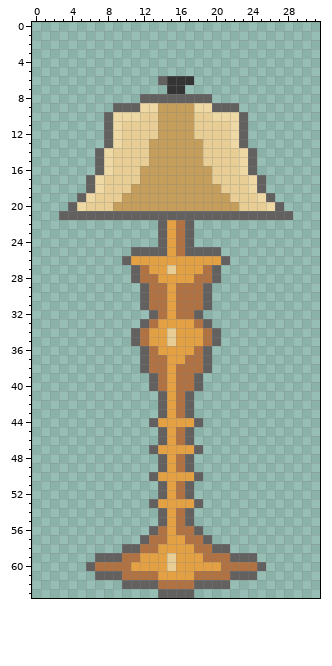
A pixel-art sprite gets an edit: Shapeshift/Assets/Sprites/lamp.png. Above: the version before the commit.
The file is 32x64 pixels. The old version is drawn lined up with the new one.
New version:
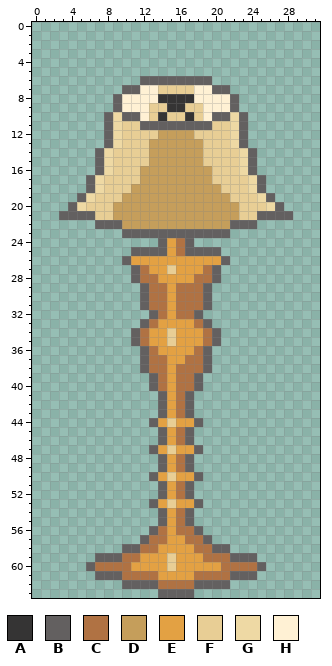
Palette (. is transparent): A #353434  B #636060  C #b07243  D #c59e5b  E #e3a143  F #e8ce95  G #eed9a4  H #fff1d4
The commit says: Made the lamp orthographic.
From old to new:
whole drawing moved by +0,+6 (the old picture is shown already moved)
@@ x 7..24 @@
  5 ..................
- 6 .......BAAA.......
- 7 ........AA........
- 8 .....BBBBBBBB.....
- 9 ..BBBGGDDDDGGBBB..
-10 .BGGGFFDDDDFFGGGB.
-11 .BGFFFFDDDDFFFFGB.
+ 6 .....BBBBBBBB.....
+ 7 ...BBHHFFFFHHBB...
+ 8 ..BHHHHAAAAHHHHB..
+ 9 ..BHHHFFAAFFHHHB..
+10 .BGBBHFAFFAFHBBGB.
+11 .BGFFBBBBBBBBFFGB.
 12 .BGFFFFDDDDFFFFGB.
@@ x 5..26 @@
 20 GFFFDDDDDDDDDDDDDDFFFG
-21 BBBBBBBBBBBBBBBBBBBBBB
-22 .........BECB.........
-23 .........BECB.........
+21 BBFFDDDDDDDDDDDDDDFFBB
+22 ..BBBDDDDDDDDDDDDBBB..
+23 .....BBBBBBBBBBBB.....
 24 .........BECB.........
@@ x 13..17 @@
 43 .BECB
-44 BEEEE
+44 BEFEE
 45 .BECB
 46 .BECB
-47 BEEEE
+47 BEFEE
 48 .BECB
 49 .BECB
-50 BEEEE
+50 BEFEE
 51 .BECB
 52 .BECB
-53 BEEEE
+53 BEFEE
 54 .BECB
